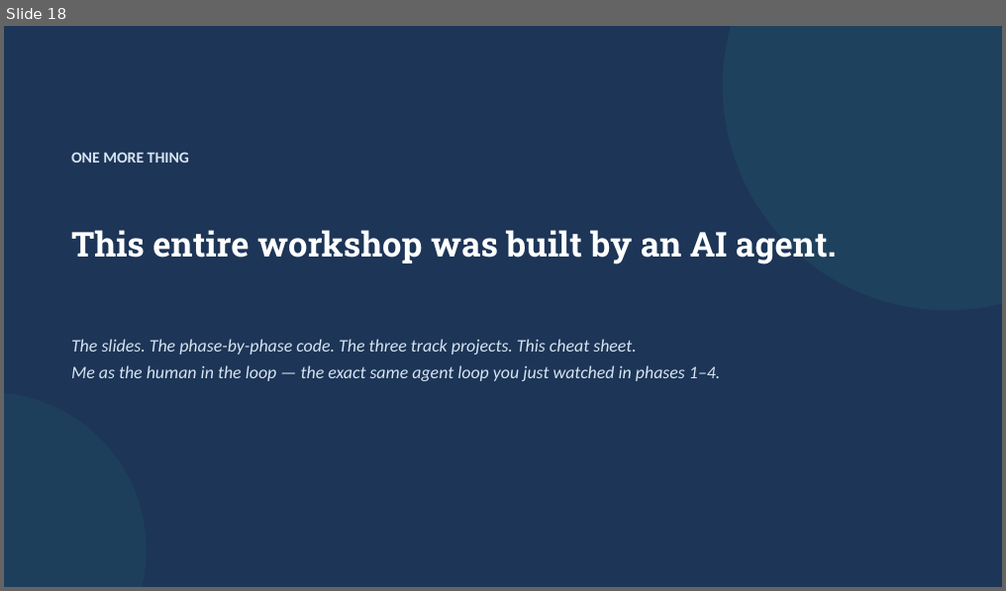
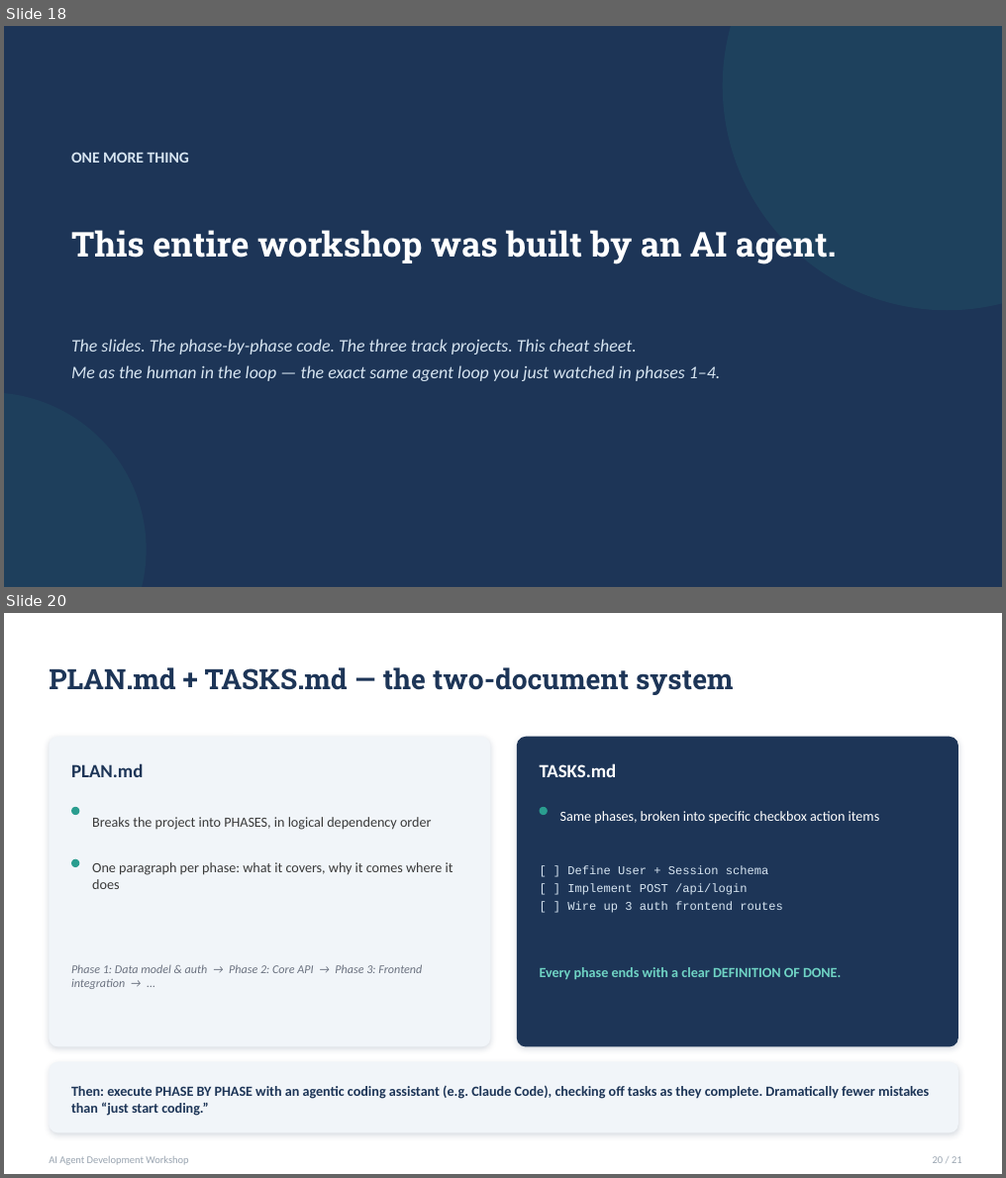
Before and after one commit to luisfelipehernandezmora/Agentic_AI_Workshop_with_LangChain, a slide deck: slides/AI_Agent_Workshop_Slides.pptx. Shown one above the other, each under a label of ours: slide 18 before the commit, slides 18 and 20 after it; the slides between them are not shown. The pictures are 1006x591 and 1006x1178 pixels, drawn with LibreOffice and Linux fonts; fonts in the diff are those of the drawing. Boxes give left, top, right and bottom in pixels: in the first picture for what was removed or moved away, otherwise in the second. Text is boxed around its words. In the diff, an @@ line names an element or a change of style, - is before the commit and + after.

```diff
--- a/slides/AI_Agent_Workshop_Slides.pptx
+++ b/slides/AI_Agent_Workshop_Slides.pptx
@@ slide 20 added at bbox=[4, 613, 1002, 1174], background #FFFFFF @@
@@ text added at bbox=[49, 667, 734, 695], 27 pt, text #1D3557, bold @@
+PLAN.md + TASKS.md — the two-document system
@@ rounded rectangle added at bbox=[49, 737, 491, 1048], fill #F1F5F9 @@
@@ rounded rectangle added at bbox=[517, 737, 958, 1048], fill #1D3557 @@
@@ text added at bbox=[71, 763, 143, 777], 18 pt, text #1D3557, bold @@
+PLAN.md
@@ text added at bbox=[540, 763, 617, 777], 18 pt, text #FFFFFF, bold @@
+TASKS.md
@@ ellipse added at bbox=[71, 807, 79, 815], fill #2A9D8F @@
@@ text added at bbox=[92, 817, 432, 830], 13.5 pt, text #3A3A3A @@
+Breaks the project into PHASES, in logical dependency order
@@ ellipse added at bbox=[540, 807, 548, 815], fill #2A9D8F @@
@@ text added at bbox=[560, 811, 880, 824], 13.5 pt, text #FFFFFF @@
+Same phases, broken into specific checkbox action items
@@ ellipse added at bbox=[71, 860, 79, 867], fill #2A9D8F @@
@@ text added at bbox=[92, 862, 453, 889], 13.5 pt, text #3A3A3A @@
+One paragraph per phase: what it covers, why it comes where it does
@@ text added at bbox=[567, 865, 783, 913], 11.5 pt, text #D6E4F0 @@
+[ ] Define User + Session schema
+[ ] Implement POST /api/login
+[ ] Wire up 3 auth frontend routes
@@ text added at bbox=[71, 964, 422, 989], 11.5 pt, text #6B7280, italic @@
+Phase 1: Data model & auth → Phase 2: Core API → Phase 3: Frontend integration → ...
@@ text added at bbox=[540, 967, 841, 979], 13.5 pt, text #6FD3C4, bold @@
+Every phase ends with a clear DEFINITION OF DONE.
@@ rounded rectangle added at bbox=[49, 1062, 958, 1134], fill #F1F5F9 @@
@@ text added at bbox=[71, 1085, 929, 1116], 13.5 pt, text #1D3557, bold @@
+Then: execute PHASE BY PHASE with an agentic coding assistant (e.g. Claude Code), checking off tasks as they complete. Dramatically fewer mistakes than “just start coding.”
@@ text added at bbox=[49, 1157, 188, 1165], 10 pt, text #9AA5B1 @@
+AI Agent Development Workshop
@@ text added at bbox=[933, 1157, 962, 1163], 10 pt, text #9AA5B1 @@
+20 / 21
```
Also in this commit, not shown: 17 slides changed, 1 other slide added, 2 other files.
